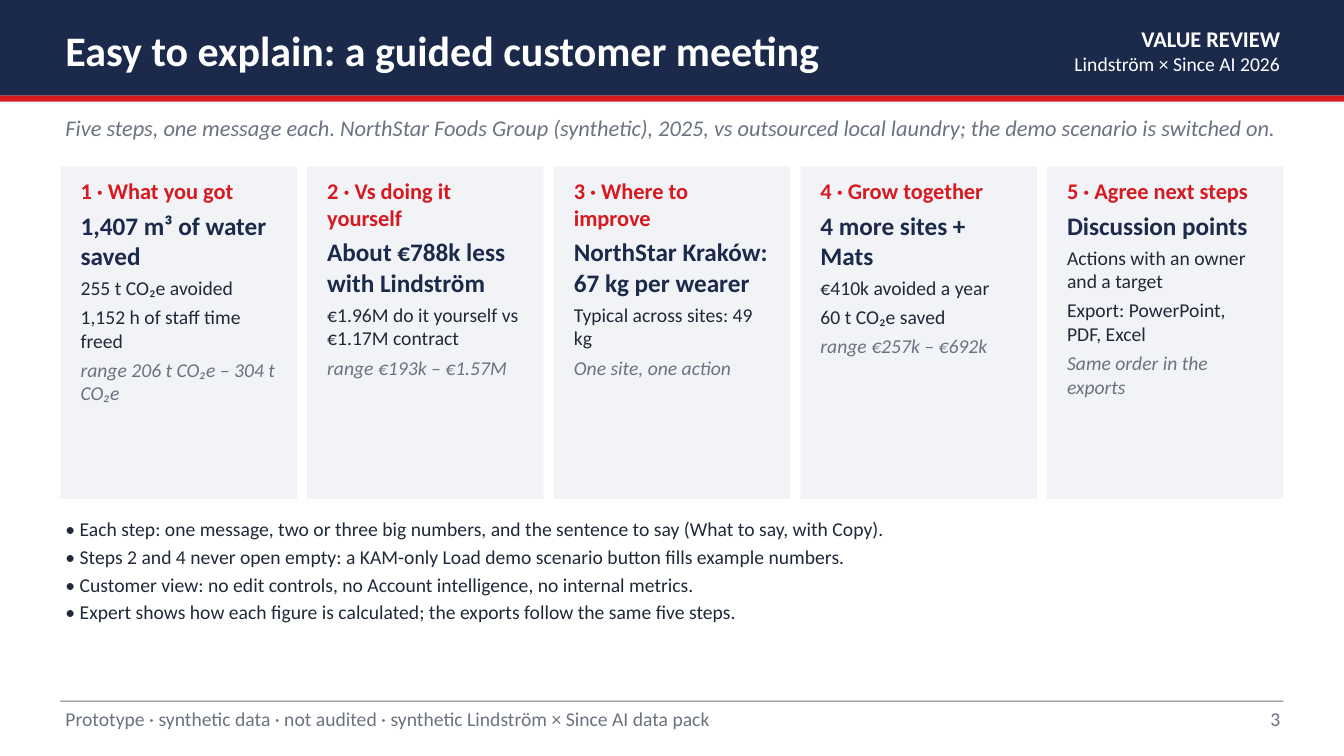
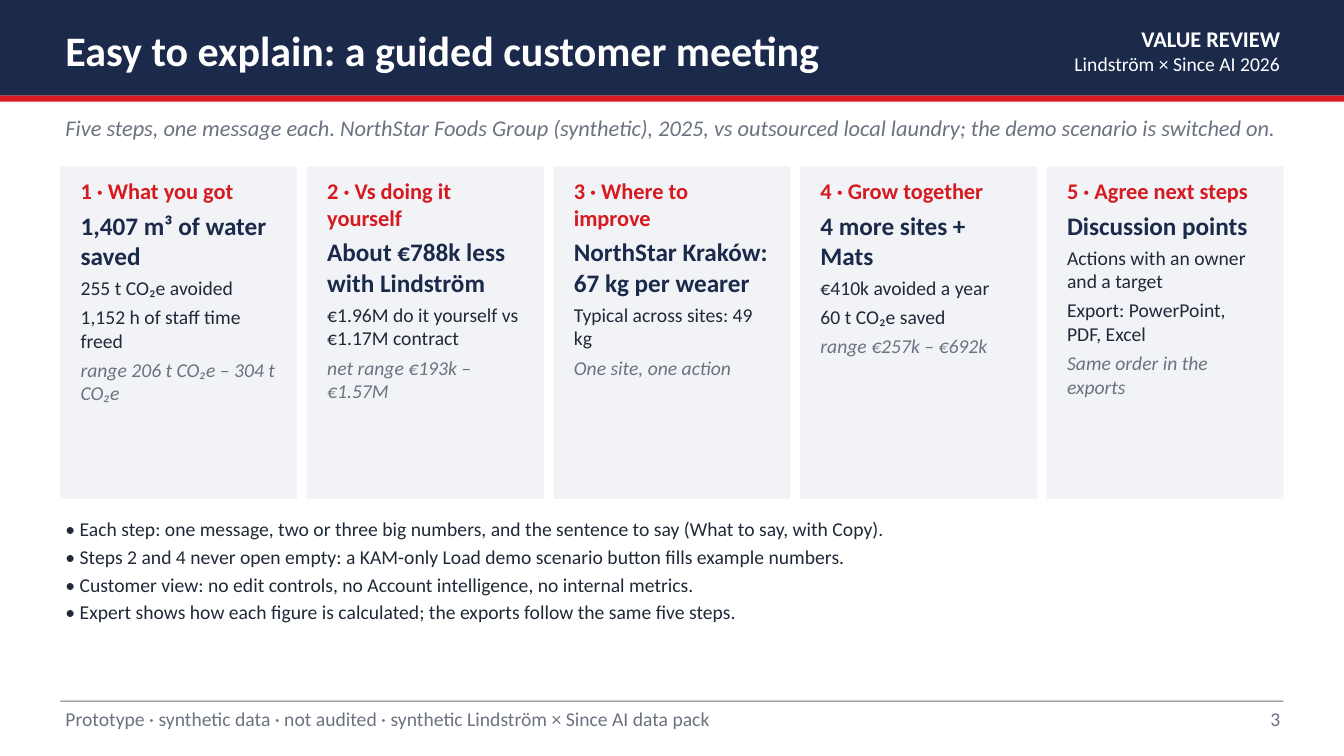
Before and after one commit to SyedSarimMahmood727460/SinceAI_Lindstrom, a slide deck: slide 3 of docs/pitch/ValueReview_pitch.pptx. Drawn at 1344x756 pixels with LibreOffice and Linux fonts; fonts in the diff are those of the drawing. Boxes give left, top, right and bottom in pixels: in the first picture for what was removed or moved away, otherwise in the second. Text is boxed around its words. In the diff, an @@ line names an element or a change of style, - is before the commit and + after.

```diff
--- a/docs/pitch/ValueReview_pitch.pptx
+++ b/docs/pitch/ValueReview_pitch.pptx
@@ text at [327,361,457,398]: text changed @@
-range €193k – €1.57M
+net range €193k – €1.57M
```
Also in this commit, not shown: 16 other files.
